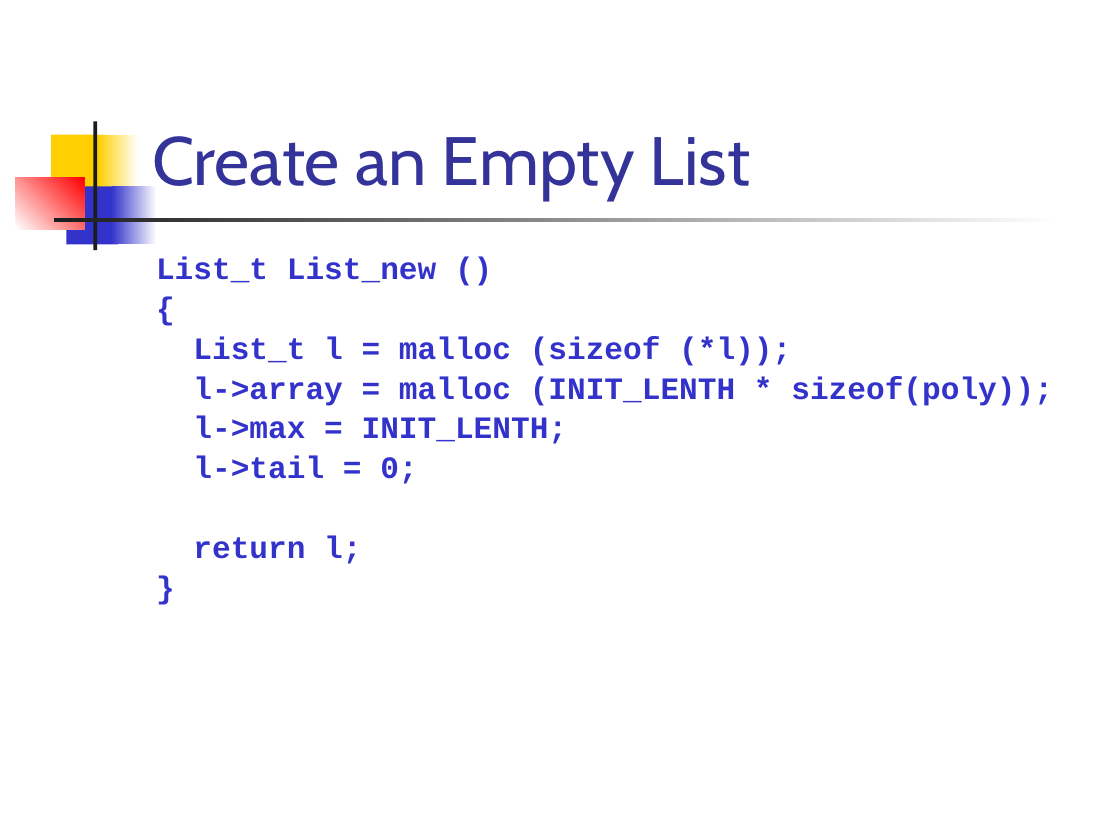
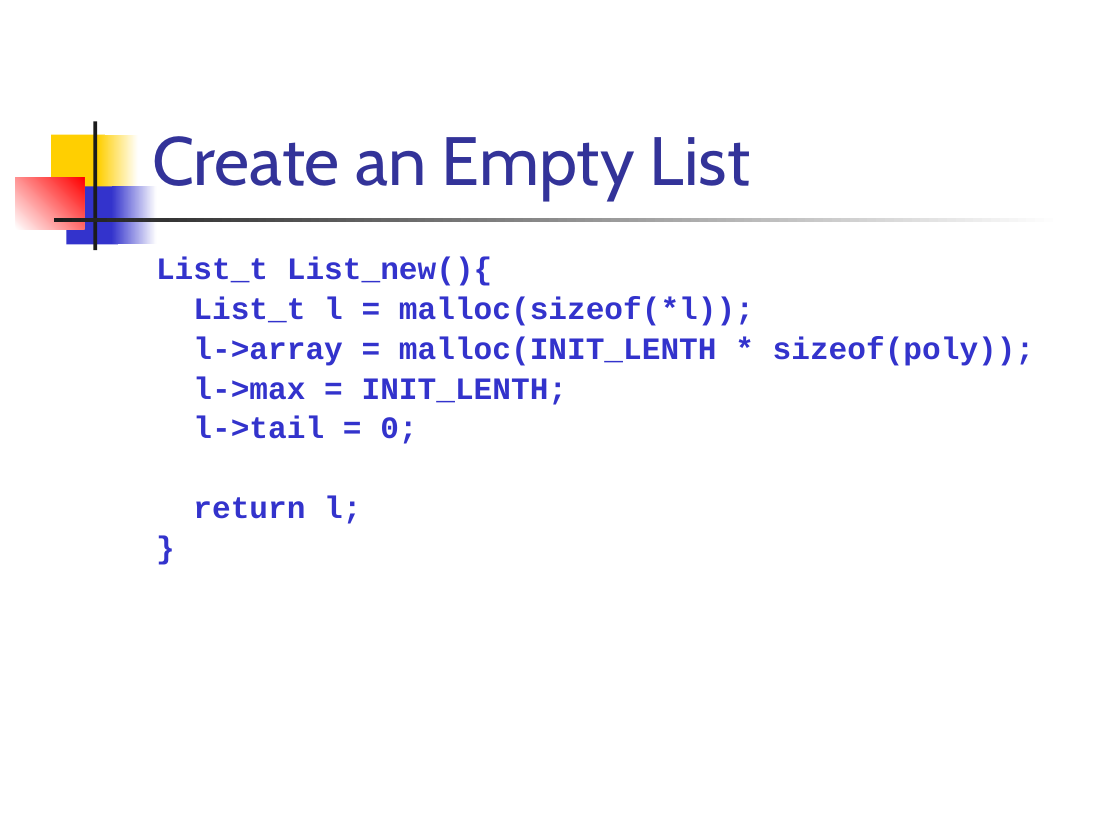
Before and after one commit to csslab-ustc/csslab-ustc.github.io, a slide deck: slide 12 of courses/sysprog/slides/lec11-extArray.pptx. Drawn at 1120x840 pixels with LibreOffice and Linux fonts; fonts in the diff are those of the drawing. Boxes give left, top, right and bottom in pixels: in the first picture for what was removed or moved away, otherwise in the second. Text is boxed around its words. In the diff, an @@ line names an element or a change of style, - is before the commit and + after.

```diff
--- a/courses/sysprog/slides/lec11-extArray.pptx
+++ b/courses/sysprog/slides/lec11-extArray.pptx
@@ text at (x1=156, y1=257, x2=1035, y2=366): text changed @@
-List_t List_new ()
-{
-List_t l = malloc (sizeof (*l));
-l->array = malloc (INIT_LENTH * sizeof(poly));
+List_t List_new(){
+List_t l = malloc(sizeof(*l));
+l->array = malloc(INIT_LENTH * sizeof(poly));
```
Also in this commit, not shown: 23 other slides changed, 27 other files.
